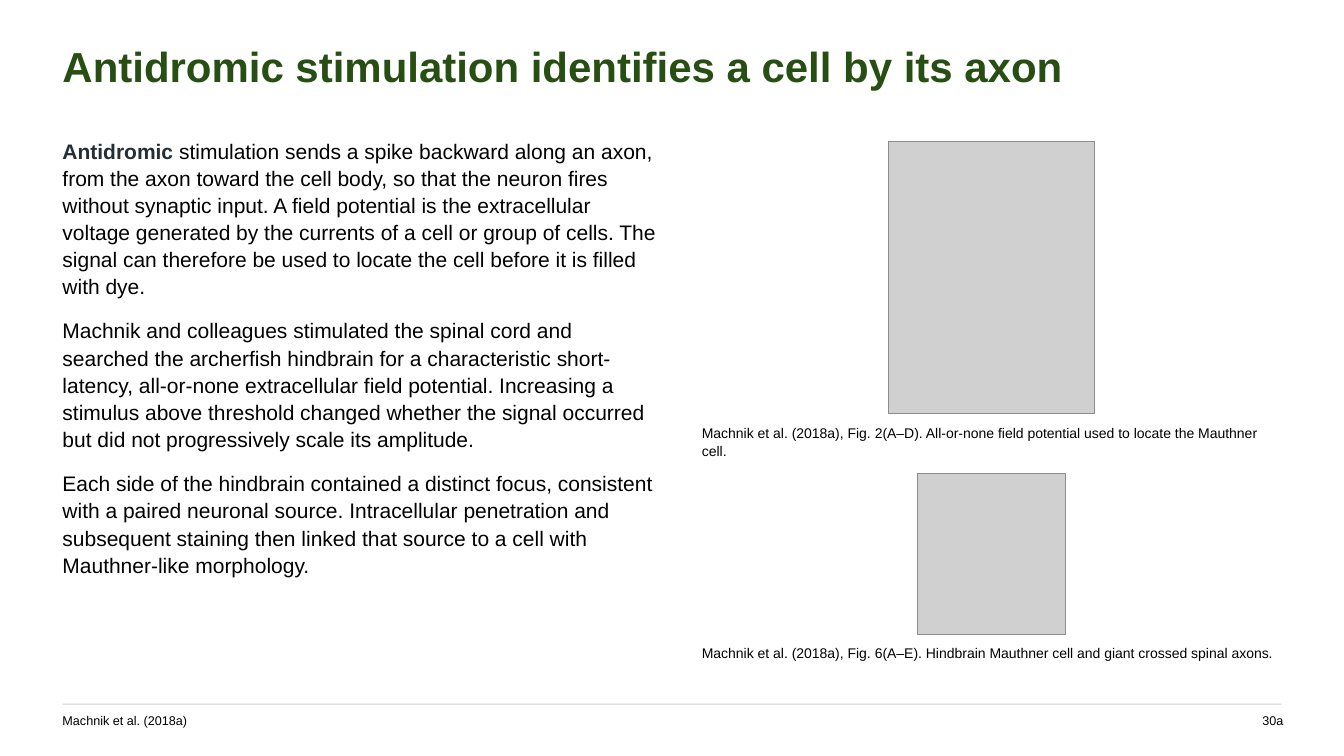
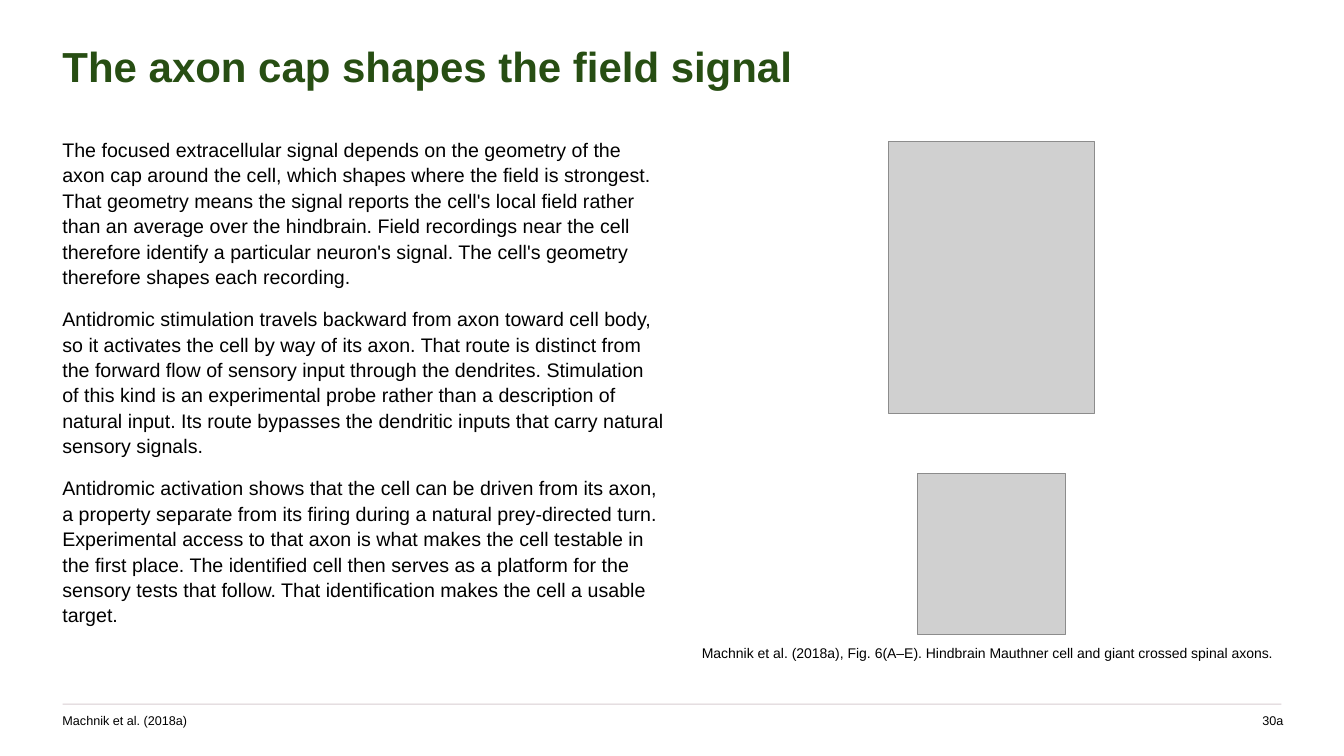
Before and after one commit to jordanxxlopez/NEUROETHOLOGY, a slide deck: slide 40 of scaffolded/Neuroethology_Lecture27_FA2026_SCAFFOLDED.pptx (slide 42 before the commit). Drawn at 1344x756 pixels with LibreOffice and Linux fonts; fonts in the diff are those of the drawing; grey boxes stand for pictures. Boxes give left, top, right and bottom in pixels: in the first picture for what was removed or moved away, otherwise in the second. Text is boxed around its words. In the diff, an @@ line names an element or a change of style, - is before the commit and + after.

```diff
--- a/scaffolded/Neuroethology_Lecture27_FA2026_SCAFFOLDED.pptx
+++ b/scaffolded/Neuroethology_Lecture27_FA2026_SCAFFOLDED.pptx
@@ text at (62,51,792,90): text changed @@
-Antidromic stimulation identifies a cell by its axon
+The axon cap shapes the field signal
@@ text at (62,142,663,626): text changed; size 15 to 14 pt @@
-Antidromic stimulation sends a spike backward along an axon, from the axon toward the cell body, so that the neuron fires without synaptic input. A field potential is the extracellular voltage generated by the currents of a cell or group of cells. The signal can therefore be used to locate the cell before it is filled with dye.
-Machnik and colleagues stimulated the spinal cord and searched the archerfish hindbrain for a characteristic short-latency, all-or-none extracellular field potential. Increasing a stimulus above threshold changed whether the signal occurred but did not progressively scale its amplitude.
-Each side of the hindbrain contained a distinct focus, consistent with a paired neuronal source. Intracellular penetration and subsequent staining then linked that source to a cell with Mauthner-like morphology.
+The focused extracellular signal depends on the geometry of the axon cap around the cell, which shapes where the field is strongest. That geometry means the signal reports the cell's local field rather than an average over the hindbrain. Field recordings near the cell therefore identify a particular neuron's signal. The cell's geometry therefore shapes each recording.
+Antidromic stimulation travels backward from axon toward cell body, so it activates the cell by way of its axon. That route is distinct from the forward flow of sensory input through the dendrites. Stimulation of this kind is an experimental probe rather than a description of natural input. Its route bypasses the dendritic inputs that carry natural sensory signals.
+Antidromic activation shows that the cell can be driven from its axon, a property separate from its firing during a natural prey-directed turn. Experimental access to that axon is what makes the cell testable in the first place. The identified cell then serves as a platform for the sensory tests that follow. That identification makes the cell a usable target.
@@ text removed at (702,428,1257,456) @@
-Machnik et al. (2018a), Fig. 2(A–D). All-or-none field potential used to locate the Mauthner cell.
```
Also in this commit, not shown: 51 other slides changed, 7 slides added, 7 slides removed, 4 other files.
